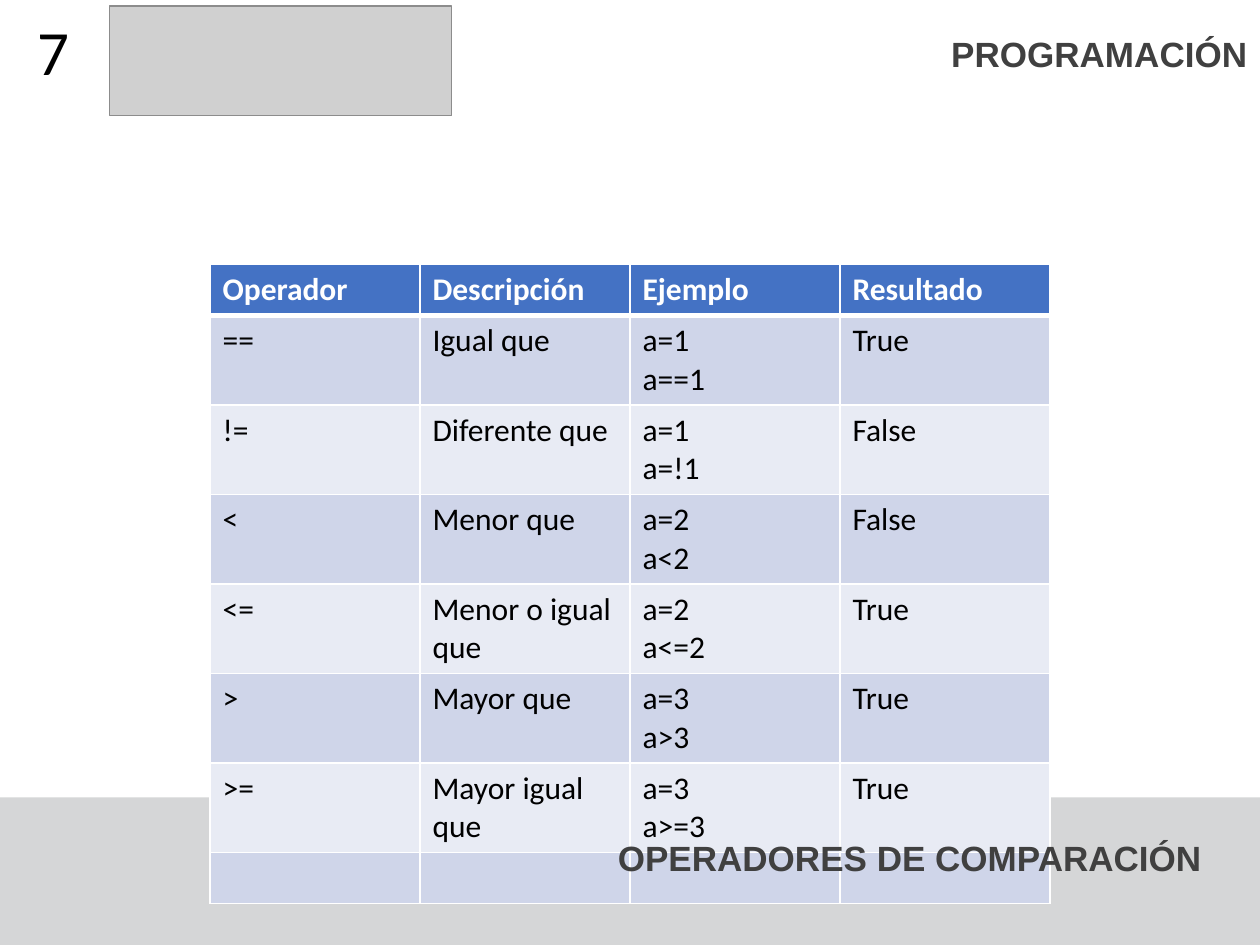
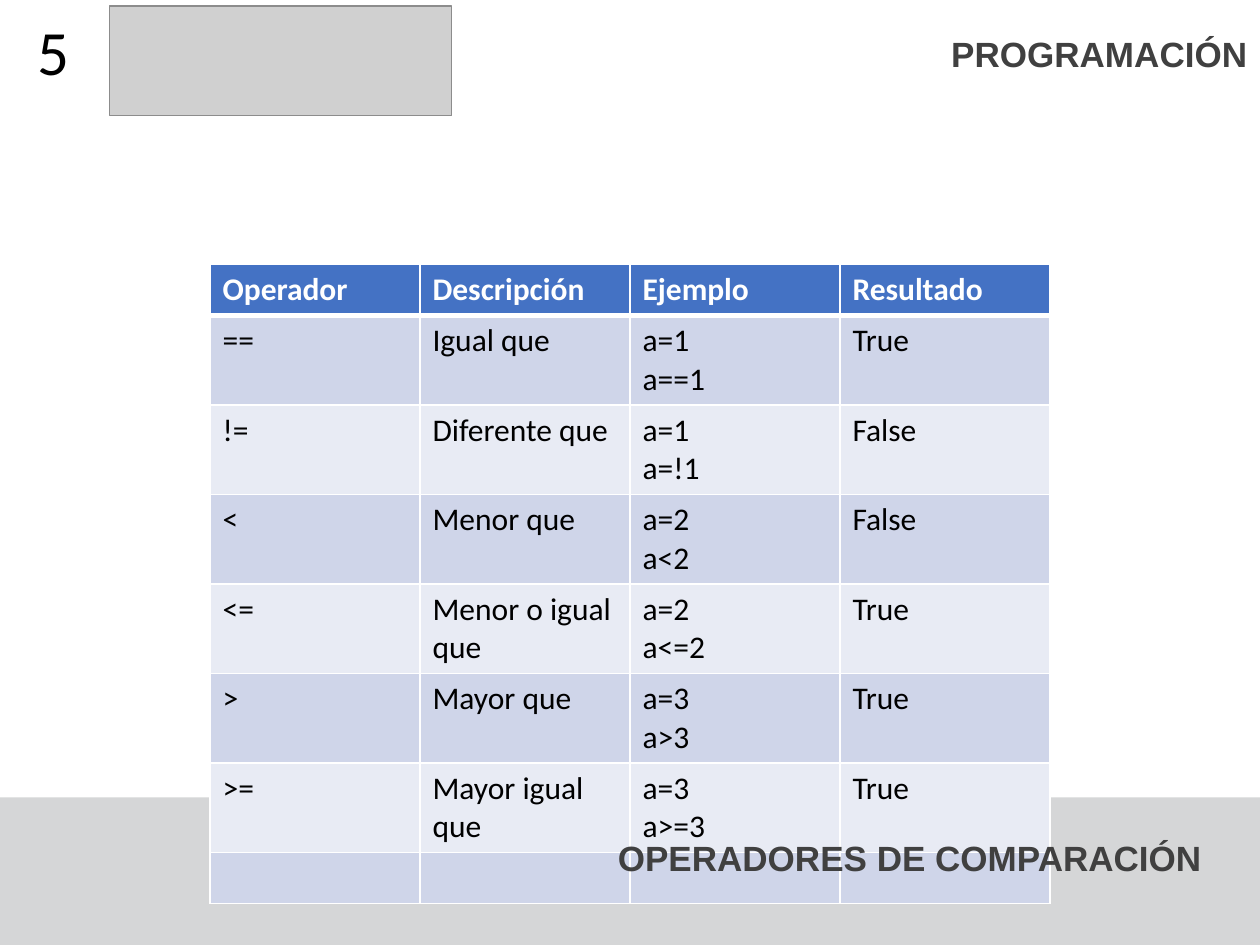
Before and after one commit to F4bian1012/Microcontroladores, a slide deck: slide 5 of Sesión_0/Operadores.pptx (slide 7 before the commit). Drawn at 1260x945 pixels with LibreOffice and Linux fonts; fonts in the diff are those of the drawing; grey boxes stand for pictures. Boxes give left, top, right and bottom in pixels: in the first picture for what was removed or moved away, otherwise in the second. Text is boxed around its words. In the diff, an @@ line names an element or a change of style, - is before the commit and + after.

```diff
--- a/Sesión_0/Operadores.pptx
+++ b/Sesión_0/Operadores.pptx
@@ title at [38,34,70,76]: text changed @@
-7
+5
```
Also in this commit, not shown: 5 other slides changed, 3 slides removed, 10 other files.
